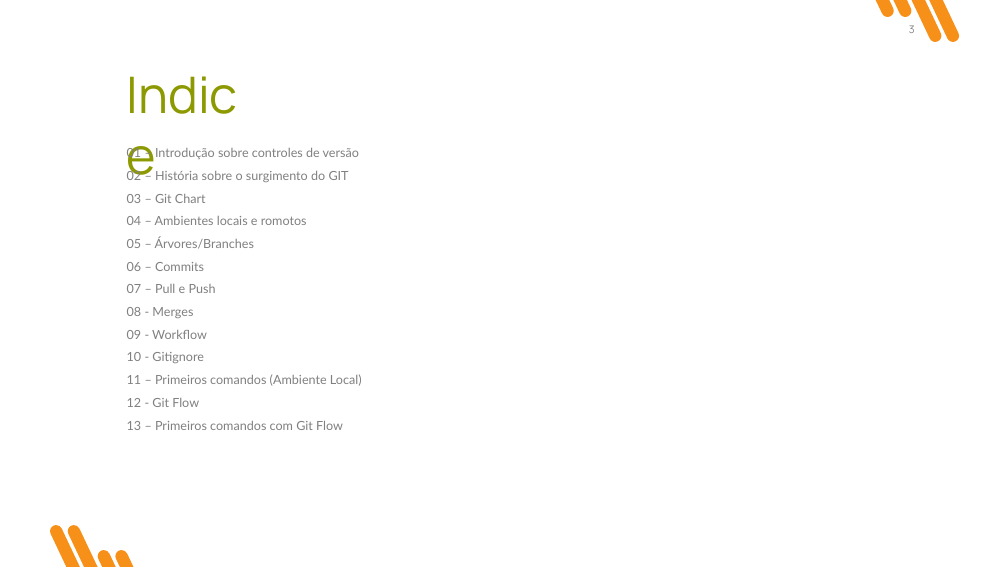
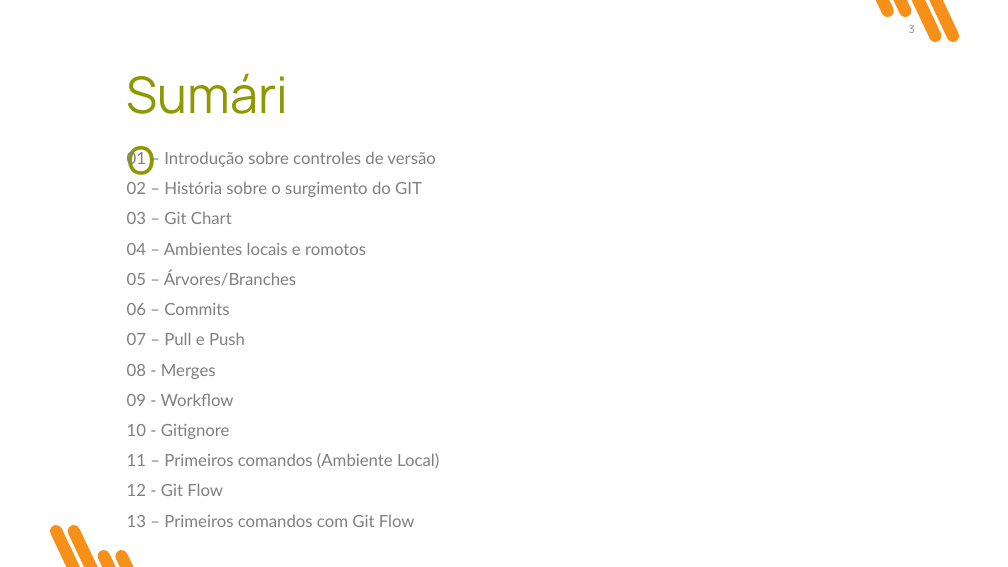
Before and after one commit to GuilhermeMP17/workshop_git_and_gitflow_everis, a slide deck: slide 3 of git_gitflow.pptx. Drawn at 1008x567 pixels with LibreOffice and Linux fonts; fonts in the diff are those of the drawing. Boxes give left, top, right and bottom in pixels: in the first picture for what was removed or moved away, otherwise in the second. Text is boxed around its words. In the diff, an @@ line names an element or a change of style, - is before the commit and + after.

```diff
--- a/git_gitflow.pptx
+++ b/git_gitflow.pptx
@@ text at (x1=123, y1=60, x2=314, y2=129): text changed @@
-Indice
+Sumário
@@ text "01 – Introdução sobre controles ..." at (x1=127, y1=150, x2=439, y2=527): size 12 to 16 pt @@
```
Also in this commit, not shown: 2 other slides changed, 1 other file.
